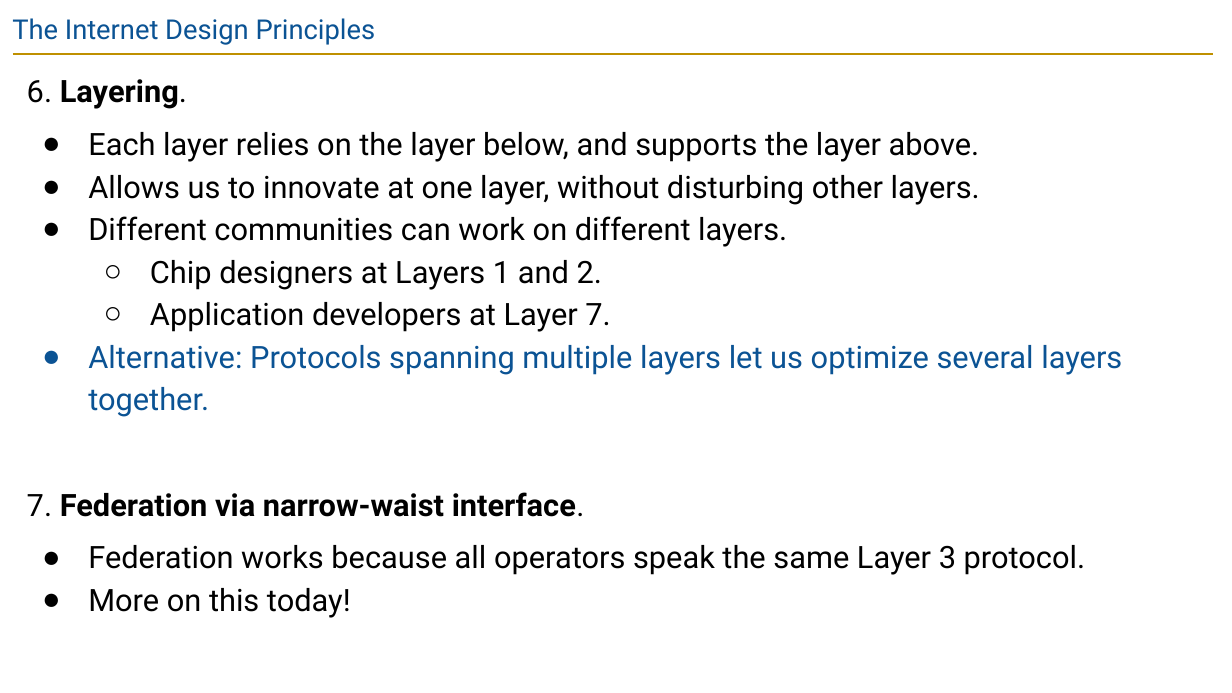
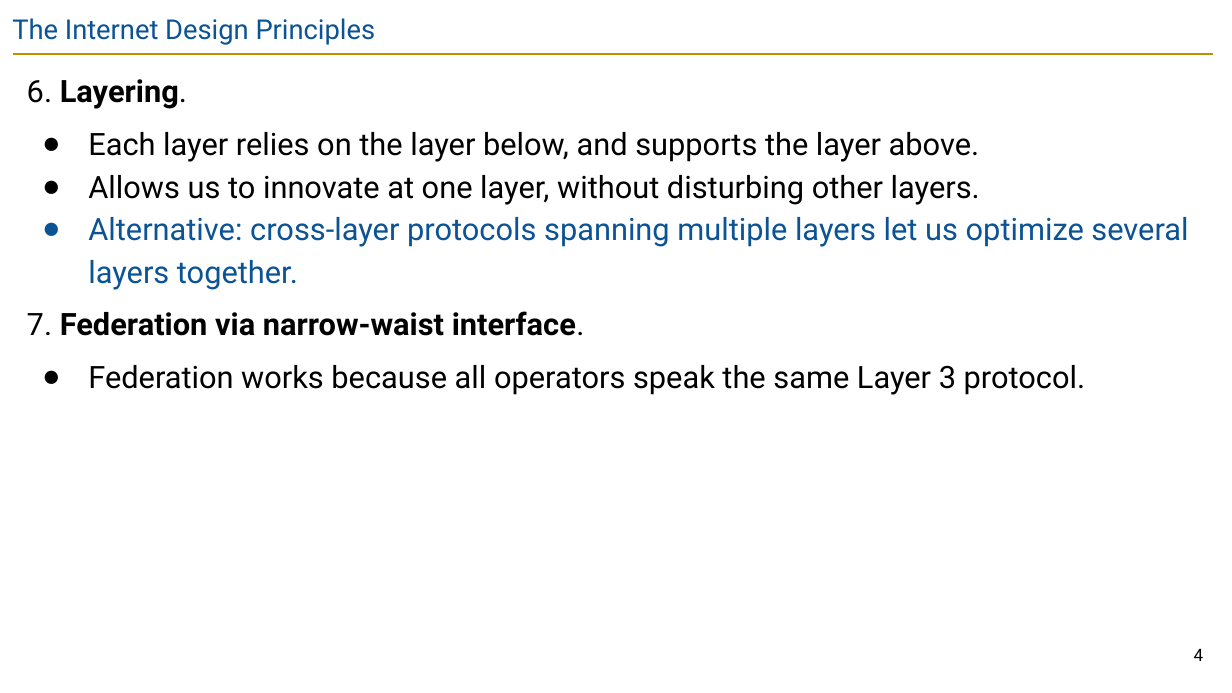
Before and after one commit to guhofstra/CSC175Sp26, a slide deck: slide 4 of PPTs/Lecture 2 - Internet Design Principles.pptx (slide 7 before the commit). Drawn at 1232x693 pixels with LibreOffice and Linux fonts; fonts in the diff are those of the drawing. Boxes give left, top, right and bottom in pixels: in the first picture for what was removed or moved away, otherwise in the second. Text is boxed around its words. In the diff, an @@ line names an element or a change of style, - is before the commit and + after.

```diff
--- a/PPTs/Lecture 2 - Internet Design Principles.pptx
+++ b/PPTs/Lecture 2 - Internet Design Principles.pptx
@@ text at [88, 217, 1188, 290]: text changed; text colour #000000 to #0B5394 @@
-● Different communities can work on different layers.
-  ○ Chip designers at Layers 1 and 2.
-  ○ Application developers at Layer 7.
-● Alternative: Protocols spanning multiple layers let us optimize several layers together.
+● Alternative: cross-layer protocols spanning multiple layers let us optimize several layers together.
@@ text at [88, 588, 351, 618]: paragraph removed @@
-● More on this today!
@@ page number added at [1194, 648, 1204, 661], 10 pt, text #000000 @@
+4
```
Also in this commit, not shown: 50 other slides changed, 12 slides removed, 46 other files.
